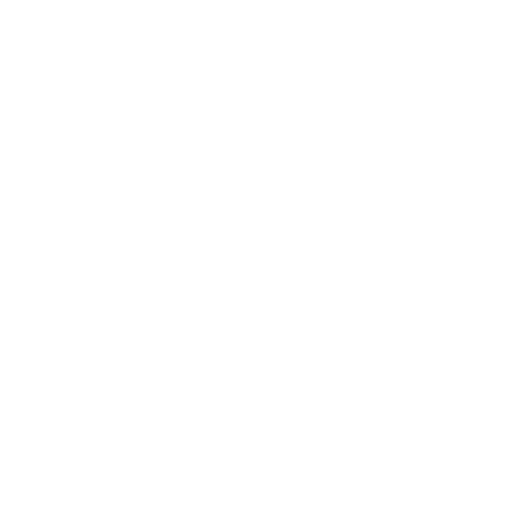
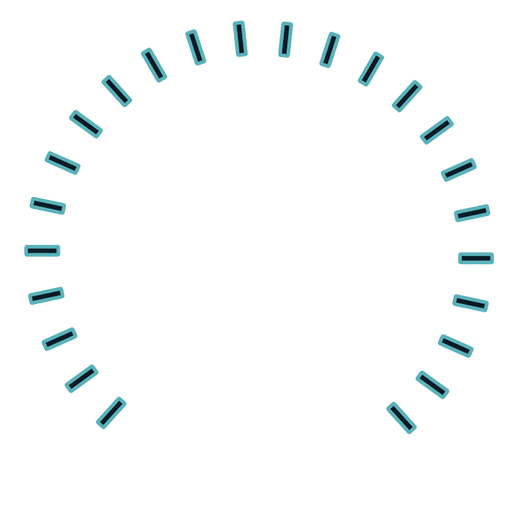
Comparing the layer stacks of the two 512 x 512 images. Changes:
added layer "Timeline_Radial" above "Layer 1" over (24, 20, 494, 435)
hid "Layer 1" over (24, 22, 490, 410)
